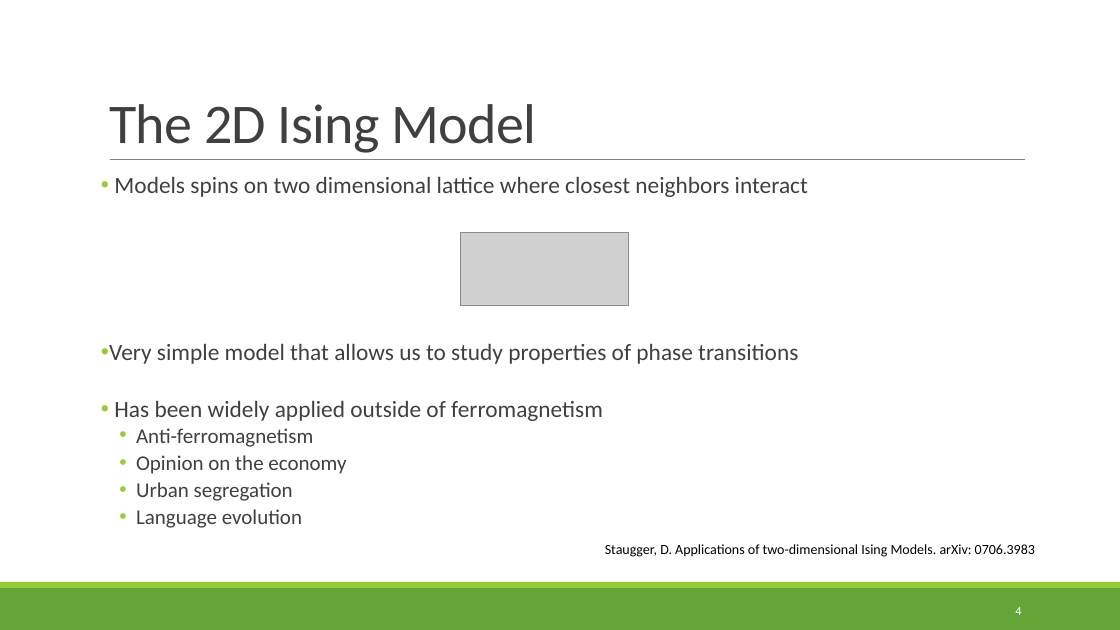
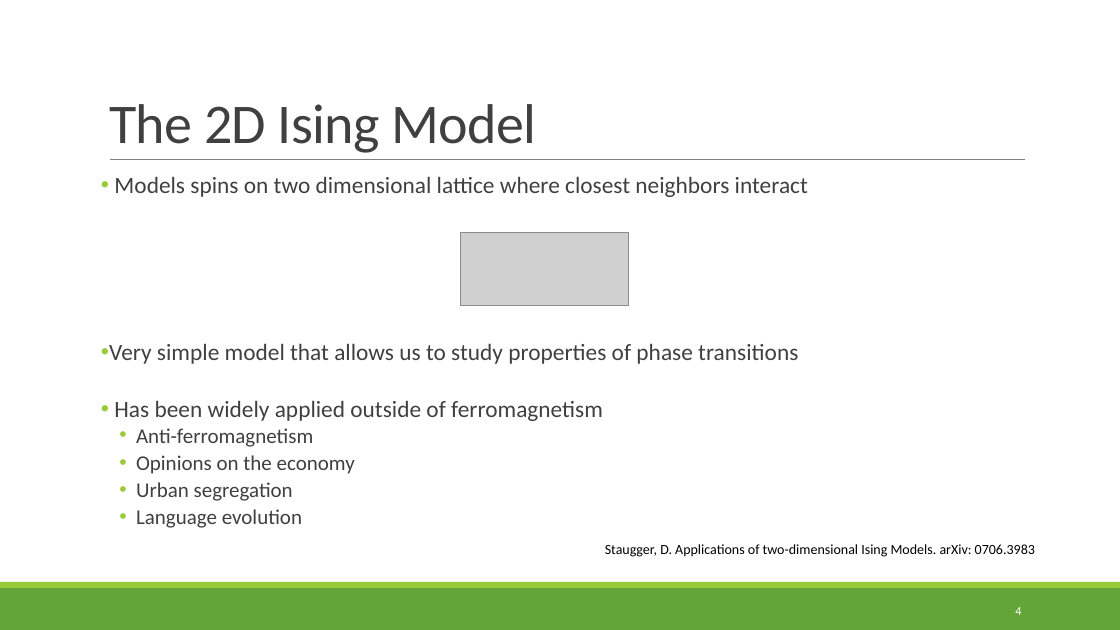
Before and after one commit to poxonpea/PHYS905, a slide deck: slide 4 of Final/IsingPresentation.pptx. Drawn at 1120x630 pixels with LibreOffice and Linux fonts; fonts in the diff are those of the drawing; grey boxes stand for pictures. Boxes give left, top, right and bottom in pixels: in the first picture for what was removed or moved away, otherwise in the second. Text is boxed around its words. In the diff, an @@ line names an element or a change of style, - is before the commit and + after.

```diff
--- a/Final/IsingPresentation.pptx
+++ b/Final/IsingPresentation.pptx
@@ text at (x1=136, y1=455, x2=355, y2=474): text changed @@
-  • Opinion on the economy
+  • Opinions on the economy
```
Also in this commit, not shown: 7 other slides changed, 1 other file.
